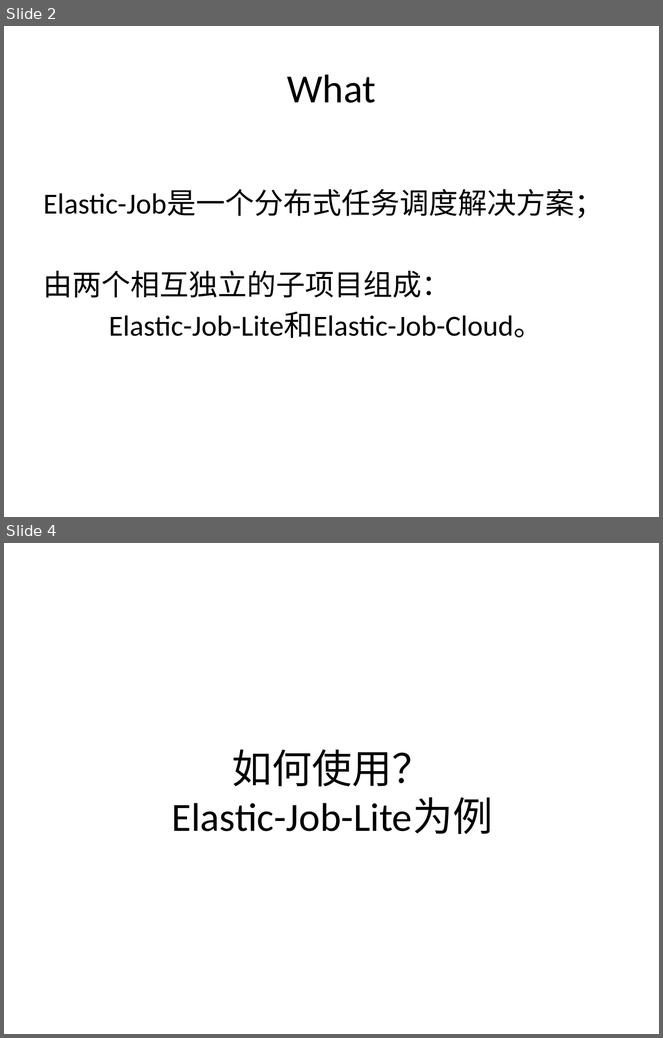
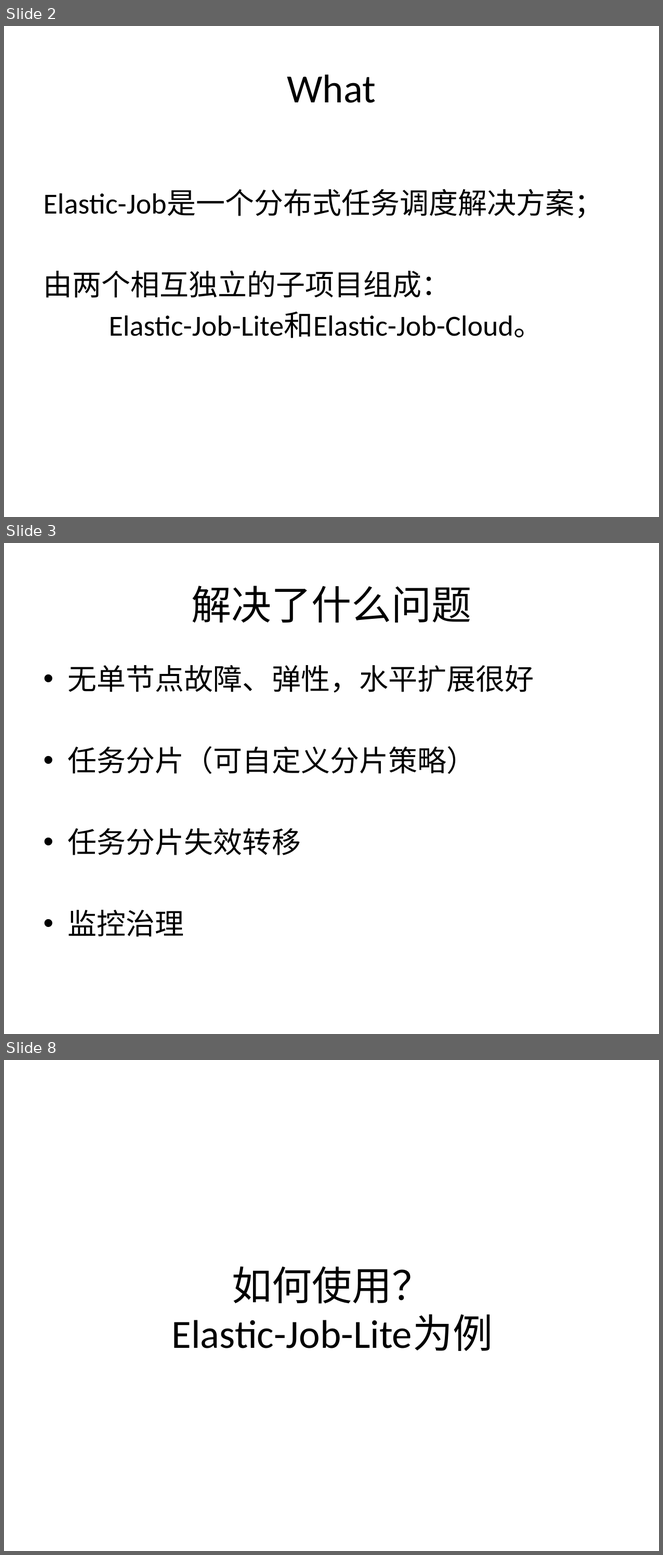
Before and after one commit to liuendy/practice, a slide deck: elastic-job-lite/elastic-job.pptx. Shown one above the other, each under a label of ours: slides 2 and 4 before the commit, slides 2, 3 and 8 after it; the slides between them are not shown. The pictures are 663x1038 and 663x1555 pixels, drawn with LibreOffice and Linux fonts; fonts in the diff are those of the drawing. Boxes give left, top, right and bottom in pixels: in the first picture for what was removed or moved away, otherwise in the second. Text is boxed around its words. In the diff, an @@ line names an element or a change of style, - is before the commit and + after.

```diff
--- a/elastic-job-lite/elastic-job.pptx
+++ b/elastic-job-lite/elastic-job.pptx
@@ slide 3 added at [4, 543, 659, 1034], background #FFFFFF @@
@@ title added at [191, 586, 471, 623], 44 pt, text #000000 @@
+解决了什么问题
@@ text added at [68, 665, 534, 937], 32 pt, text #000000 @@
+• 无单节点故障、弹性，水平扩展很好
+• 任务分片（可自定义分片策略）
+• 任务分片失效转移
+• 监控治理
@@ what was slide 4 is now slide 8 @@
```
Also in this commit, not shown: 1 slide changed, 5 other slides added, 7 other files.
